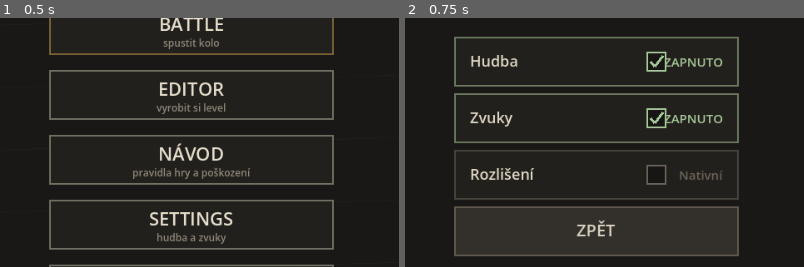
Above: before the commit, frames 1-2 (left to right).
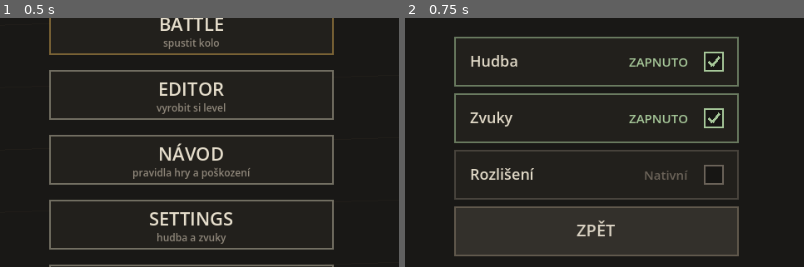
Above: after the commit, the same moments.

Repository: jankoznar94/dark-story
Game: Godot game, scene res://main.tscn
The game is run twice, just before and just after one commit, with the same random seed, the same clock (stepped at 60 frames per second) and the same inputs.
Inputs (mouse positions are % of the whole screen's width and height, from its top left):
- Up to frame 1 (0.5 s): no input
- Up to frame 2 (0.75 s): tap Enter at 0.5 s; move the mouse to (45, 70) at 0.52 s; click (45, 70) at 0.67 s
The pictures show only the part of the screen within x 26-76%, y 24-74%; the shares and areas given below are measured in that part.

Frame 1 is identical in both runs. In frame 2, 2.3% of the frame differs, in the area x 56-80%, y 13-68%.

Commit message:
Zily: nastaveni - text uz se nelepi na zaskrtravatka a neutika z tlacitek
- rozvrzeni radku nastaveni je v ScreenLayout (settings_row/check/value_box/
  label_box): popisek vlevo, hodnota KONCI PRED zaskrtravatkem s mezerou,
  zaskrtravatko u praveho okraje. Kresleni i test se ptaji tam.
- hodnota i popisek se kresli do SVOJEHO obdelniku (_draw_left/_draw_right),
  takze dlouhy text se orizne a nikdy neutika z radku
- fajfka se kresli z meritka zaskrtravatka (pevne pixely z nej lezly na
  velkem displeji)
- test_layout: prida kontroly obsahu radku na 14 rozlisenich (17882 kontrol);
  overeno, ze na starem rozvrzeni test SPADNE (mezera -18,7 px)

Diff:
--- a/scripts/game_view.gd
+++ b/scripts/game_view.gd
@@ -1394,29 +1394,28 @@
 	var values: Array = ["ZAPNUTO" if settings.music else "VYPNUTO",
 		"ZAPNUTO" if settings.sfx else "VYPNUTO", settings.lowres_text()]
 	var ons: Array = [settings.music, settings.sfx, settings.lowres]
-	var sgap: float = layout.row_gap()
 	for i in range(ScreenLayout.SETTINGS_ROWS):
-		var row := Rect2(r.position.x, r.position.y + float(i) * (r.size.y + sgap),
-			r.size.x, r.size.y)
+		var row: Rect2 = layout.settings_row(i)
 		draw_rect(row, Color(0.135, 0.125, 0.11))
 		var on: bool = bool(ons[i])
 		var col: Color = Color(0.65, 0.78, 0.60) if on else Color(0.42, 0.39, 0.35)
 		draw_rect(row, Color(col.r, col.g, col.b, 0.55), false, 2.0)
-		_label(Vector2(row.position.x + 18.0 * layout.ui,
-			row.position.y + row.size.y * 0.62), labels[i], 18, Color(0.88, 0.85, 0.78))
-		# Stav prepinace k pravemu okraji radku - zarovnany DOPRAVA, aby
-		# nepretekl mimo obrazovku (viz _label_right).
-		_label_right(str(values[i]),
-			row.position.y + row.size.y * 0.62, 15, col, row.end.x - 18.0 * layout.ui)
-		# Zaskrtavatko je druha znacka krome barvy - ne jen barva. U rozliseni
-		# je to ctverecek, ktery je "plny", kdyz je zapnuty usporny rezim.
-		var bx: float = row.end.x - 108.0 * layout.ui
-		var by: float = row.get_center().y
-		draw_rect(Rect2(bx - 1.0, by - 11.0, 22.0, 22.0), Color(0.09, 0.085, 0.08))
-		draw_rect(Rect2(bx - 1.0, by - 11.0, 22.0, 22.0), col, false, layout.ul(2.0))
+		# ZASKRTRAVATKO a oba textove obdelniky dava ROZVRZENI
+		# (ScreenLayout.settings_check/value_box/label_box) - kresleni ani
+		# test si je nepocitaji samy, aby se nemohly rozejit.
+		var cbr: Rect2 = layout.settings_check(i)
+		draw_rect(cbr, Color(0.09, 0.085, 0.08))
+		draw_rect(cbr, col, false, layout.ul(2.0))
 		if on:
-			draw_line(Vector2(bx + 3.0, by), Vector2(bx + 8.0, by + 6.0), col, 3.0)
-			draw_line(Vector2(bx + 8.0, by + 6.0), Vector2(bx + 18.0, by - 7.0), col, 3.0)
+			var fw: float = maxf(2.0, 3.0 * layout.ui)
+			var b2: Vector2 = cbr.position
+			var bs: float = cbr.size.x
+			draw_line(b2 + Vector2(bs * 0.22, bs * 0.50), b2 + Vector2(bs * 0.42, bs * 0.74), col, fw)
+			draw_line(b2 + Vector2(bs * 0.42, bs * 0.74), b2 + Vector2(bs * 0.80, bs * 0.24), col, fw)
+		var vb: Rect2 = layout.settings_value_box(i)
+		_draw_right(str(values[i]), vb, row.position.y + row.size.y * 0.62, 15, col)
+		var lb: Rect2 = layout.settings_label_box(i)
+		_draw_left(labels[i], lb, row.position.y + row.size.y * 0.62, 18, Color(0.88, 0.85, 0.78))
 
 	var br: Rect2 = layout.settings_back
 	draw_rect(br, Color(0.20, 0.19, 0.17))
@@ -2024,6 +2023,15 @@
 	draw_string(_font, Vector2(right_x - w, y), text, HORIZONTAL_ALIGNMENT_RIGHT, w, fs, col)
 
 
+# TEXT ZAROVNANY VLEVO S ORIZNUTIM NA SVUJ OBDELNIK. `_label()` kresli bez
+# sirky, takze dlouhy popisek UTEČE z tlacitka - presne to se delo v nastaveni
+# u "Rozlišení", kde popisek sahal mimo radek. Tady se text orizne a z radku
+# nikdy nevyleze, at je popisek jakkoli dlouhy.
+func _draw_left(text: String, r: Rect2, baseline_y: float, size: int, col: Color) -> void:
+	draw_string(_font, Vector2(r.position.x, baseline_y), text, HORIZONTAL_ALIGNMENT_LEFT,
+		maxf(r.size.x, 1.0), layout.font(float(size)), col)
+
+
 # Sirka textu tak, jak ho opravdu nakresli _label()/_label_right().
 func _text_w(text: String, size: int) -> float:
 	return _font.get_string_size(text, HORIZONTAL_ALIGNMENT_LEFT, -1,
--- a/scripts/screen_layout.gd
+++ b/scripts/screen_layout.gd
@@ -563,6 +563,53 @@
 		- settings_toggle.size.y * float(SETTINGS_ROWS)) / float(SETTINGS_ROWS)
 
 
+# --- OBSAH RADKU NASTAVENI ---
+# Jedno misto, odkud si kresleni I TEST berou obdelniky radku: popisek vlevo,
+# hodnota pred zaskrtravatkem a zaskrtravatko u praveho okraje. Mezi hodnotou
+# a zaskrtravatkem je VZDY mezera - presne to se rozbilo, kdyz se hodnota
+# zarovnavala k pravemu okraji radku a zaskrtravatko stalo 108*ui od nej:
+# u "ZAPNUTO" zbylo 69 px, text se ramecku dotýkal a popisek "Rozlišení"
+# navic utece z tlacitka. Kdo meni rozvrzeni, meni TADY.
+const SET_PAD := 18.0
+const SET_CHECK := 22.0
+const SET_GAP := 16.0
+# Kde zacina hodnota: vlevo od ni je popisek, vpravo zaskrtravatko.
+const SET_VAL_FRAC := 0.46
+
+
+func settings_row(i: int) -> Rect2:
+	var gap: float = row_gap()
+	return Rect2(settings_toggle.position.x,
+		settings_toggle.position.y + float(i) * (settings_toggle.size.y + gap),
+		settings_toggle.size.x, settings_toggle.size.y)
+
+
+# ZASKRTRAVATKO u praveho okraje radku, velikost z meritka (jinak by na
+# velkem displeji z ramecku vylezla fajfka kreslena pevnymi pixely).
+func settings_check(i: int) -> Rect2:
+	var row: Rect2 = settings_row(i)
+	var box: float = SET_CHECK * ui
+	return Rect2(row.end.x - SET_PAD * ui - box, row.get_center().y - box * 0.5, box, box)
+
+
+# HODNOTA: konci PRED zaskrtravatkem, s mezerou SET_GAP.
+func settings_value_box(i: int) -> Rect2:
+	var row: Rect2 = settings_row(i)
+	var chk: Rect2 = settings_check(i)
+	var x: float = row.position.x + row.size.x * SET_VAL_FRAC
+	return Rect2(x, row.position.y,
+		maxf(chk.position.x - SET_GAP * ui - x, 24.0), row.size.y)
+
+
+# POPISEK: vlevo, oriznuty na misto pred hodnotou.
+func settings_label_box(i: int) -> Rect2:
+	var row: Rect2 = settings_row(i)
+	var val: Rect2 = settings_value_box(i)
+	var x: float = row.position.x + SET_PAD * ui
+	return Rect2(x, row.position.y,
+		maxf(val.position.x - SET_GAP * ui - x, 24.0), row.size.y)
+
+
 func overlaps_with(rect: Rect2, margin: float = 0.0) -> bool:
 	for b in all_buttons():
 		var r: Rect2 = b
--- a/tools/test_layout.gd
+++ b/tools/test_layout.gd
@@ -340,3 +340,23 @@
 			var sr2: Rect2 = sbtns[sj]
 			_check(not sr.intersects(sr2),
 				"%s: cile nastaveni %d a %d se prekryvaji" % [tag, si, sj])
+
+	# --- OBSAH RADKU NASTAVENI: popisek, hodnota a zaskrtravatko musi byt
+	# UVNITR radku a hodnota se NESMI dotykat zaskrtravatka. Presne tady se
+	# to rozbilo: hodnota se zarovnavala k pravemu okraji radku a text se
+	# lepil na ramecek zaskrtavatka. Test se pta rozvrzeni, ne kresleni.
+	for si in range(ScreenLayout.SETTINGS_ROWS):
+		var rowr: Rect2 = layout.settings_row(si)
+		var chk: Rect2 = layout.settings_check(si)
+		var valb: Rect2 = layout.settings_value_box(si)
+		var labb: Rect2 = layout.settings_label_box(si)
+		_check(rowr.encloses(chk), "%s: zaskrtravatko radku %d leze z radku" % [tag, si])
+		_check(rowr.encloses(labb), "%s: popisek radku %d leze z radku" % [tag, si])
+		_check(valb.position.x >= labb.end.x - 0.6,
+			"%s: hodnota radku %d zacina pred koncem popisku" % [tag, si])
+		var gap_px: float = chk.position.x - valb.end.x
+		_check(gap_px >= ScreenLayout.SET_GAP * layout.ui - 0.6,
+			"%s: hodnota radku %d se dotyka zaskrtravatka (mezera %.1f px, ma byt %.1f)" % [
+				tag, si, gap_px, ScreenLayout.SET_GAP * layout.ui])
+		_check(chk.end.x <= rowr.end.x - ScreenLayout.SET_PAD * layout.ui + 0.6,
+			"%s: zaskrtravatko radku %d je nalepene na okraji radku" % [tag, si])
